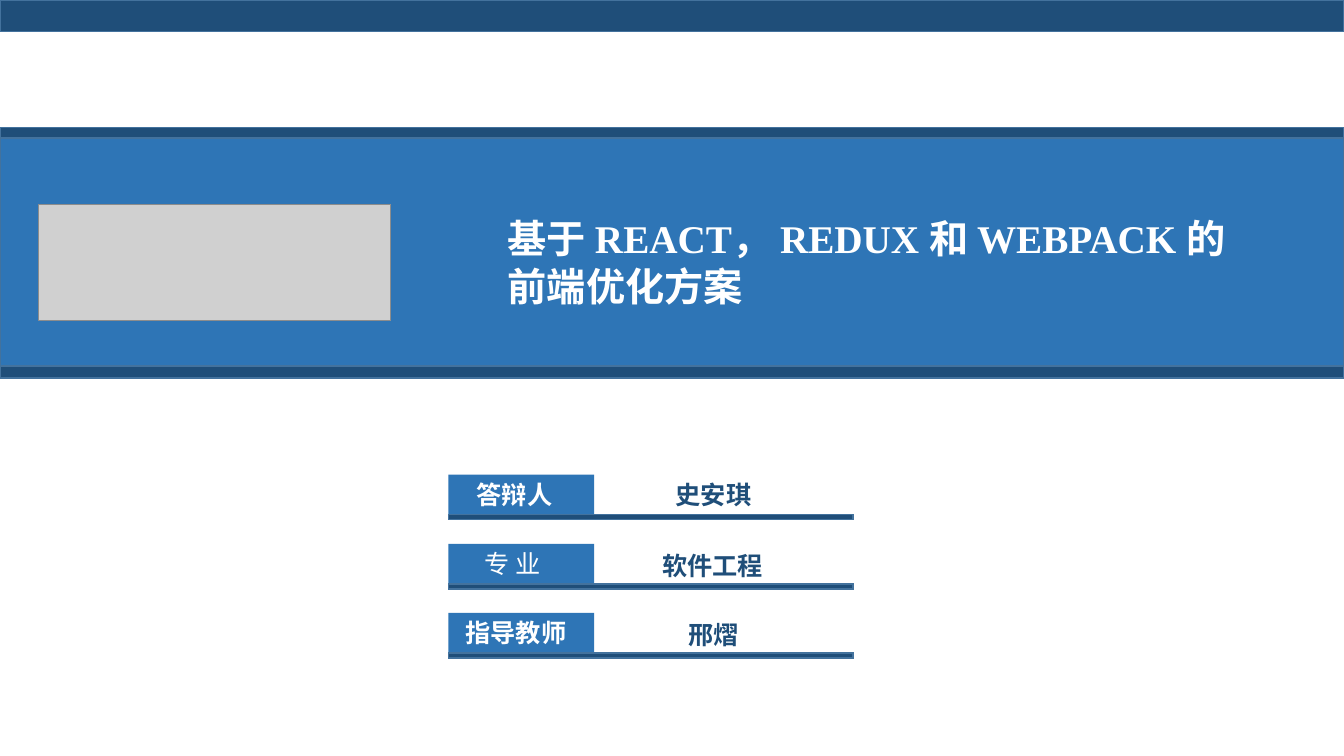
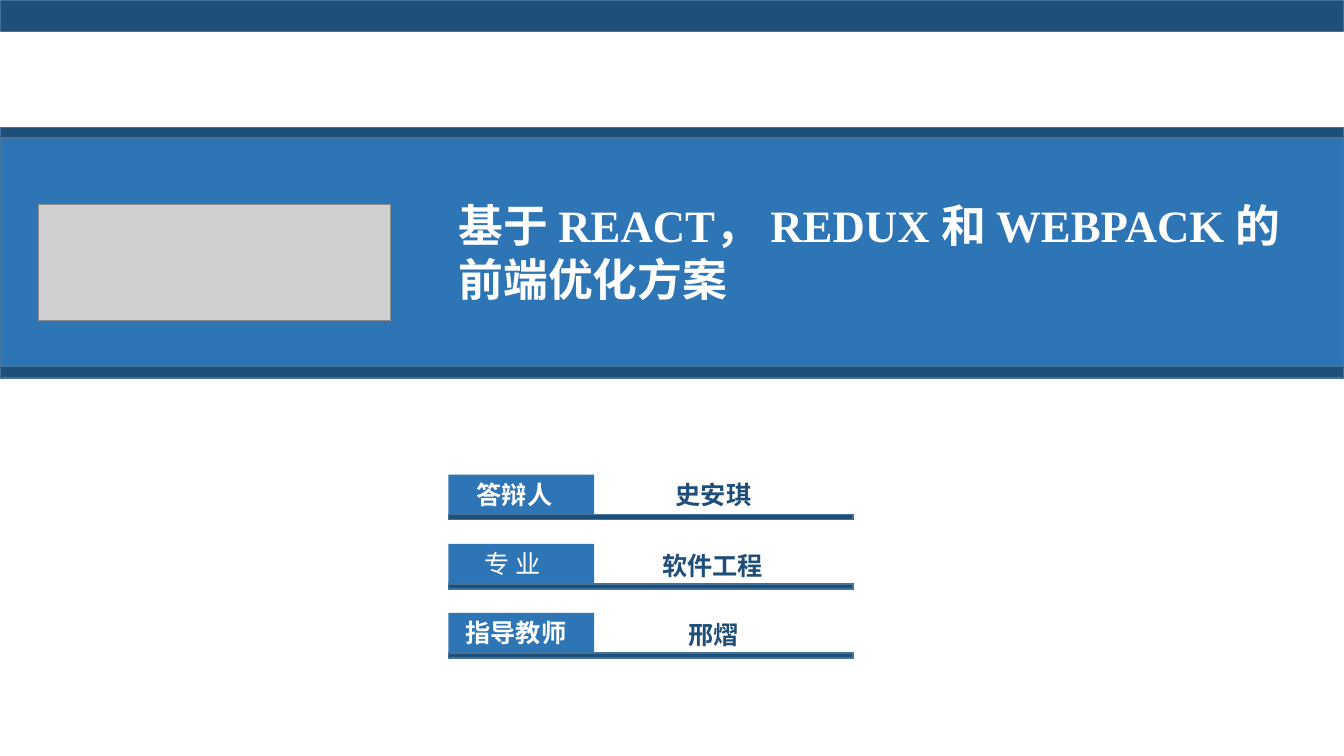
Before and after one commit to shianqi/graduation_paper, a slide deck: slide 2 of PPT.pptx. Drawn at 1344x756 pixels with LibreOffice and Linux fonts; fonts in the diff are those of the drawing; grey boxes stand for pictures. Boxes give left, top, right and bottom in pixels: in the first picture for what was removed or moved away, otherwise in the second. Text is boxed around its words. In the diff, an @@ line names an element or a change of style, - is before the commit and + after.

Commit message:
2018/05/21

```diff
--- a/PPT.pptx
+++ b/PPT.pptx
@@ text "基于 REACT， REDUX 和 WEBPACK ...": place and size @@
-text "基于 REACT， REDUX 和 WEBPACK ..." at [508, 219, 1225, 305]
+text "基于 REACT， REDUX 和 WEBPACK ..." at [458, 204, 1281, 300]
@@ text "基于 REACT， REDUX 和 WEBPACK ..." at [458, 204, 1281, 300]: size 28 to 32 pt @@
```
Also in this commit, not shown: 1 other slide changed, 7 slides added, 3 slides removed.
